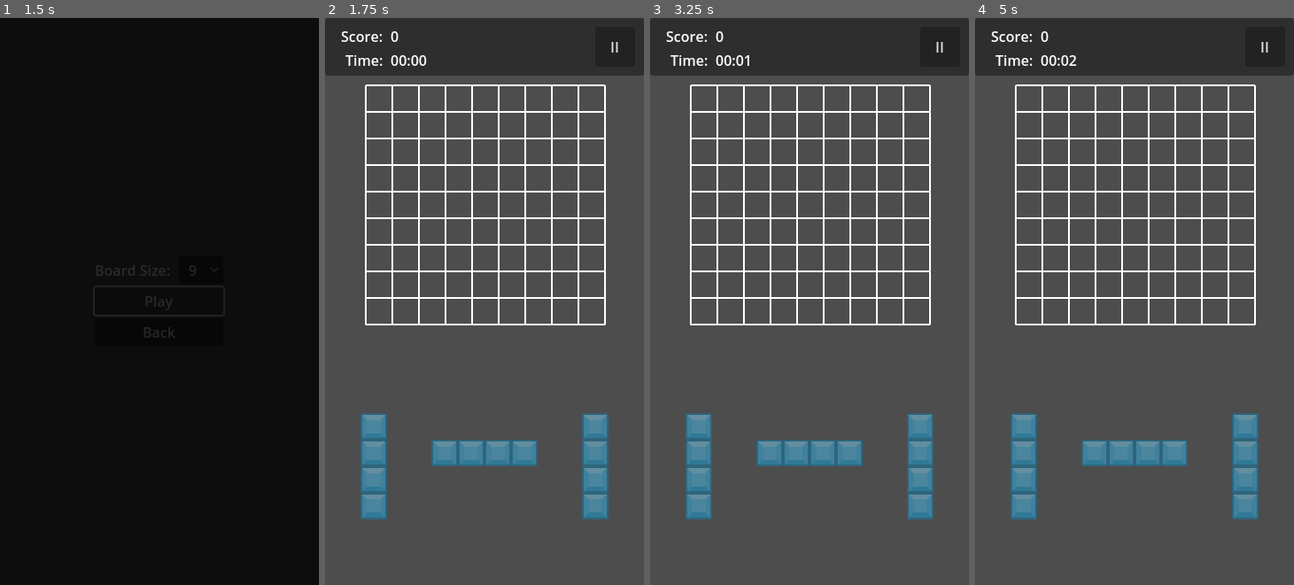
Above: before the commit, frames 1-4 (left to right).
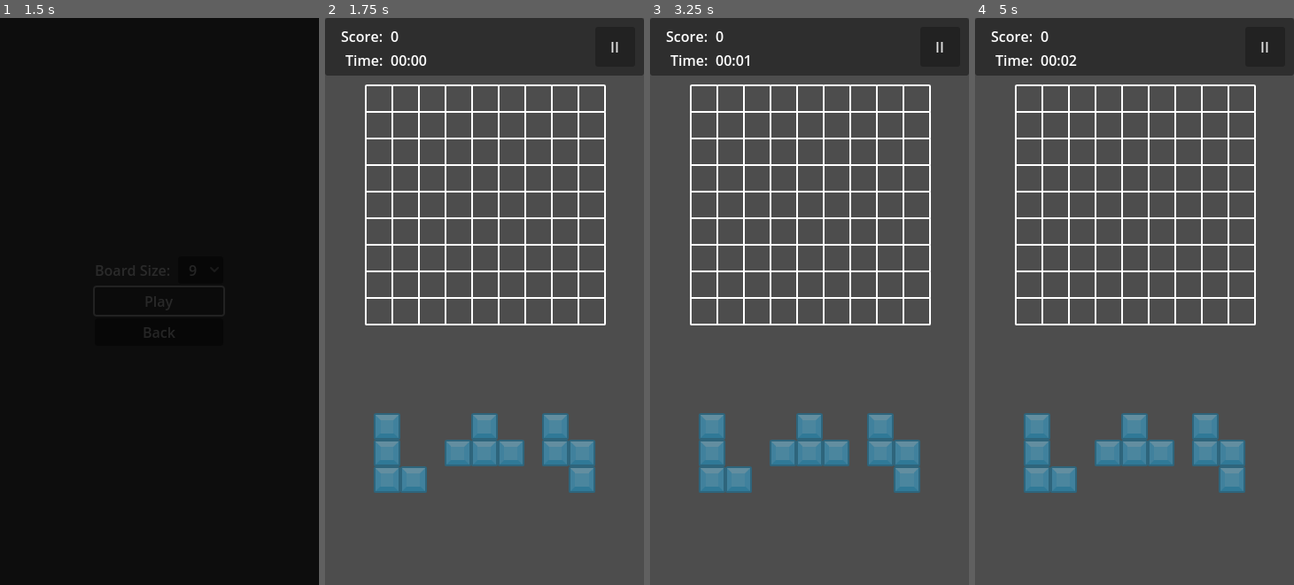
Above: after the commit, the same moments.

Repository: Ozymandias1/blockgame
Game: Godot game, scene res://Scenes/00_RootScene.tscn
Two runs of this game, one before a commit and one after it. Both use one fixed random seed, a clock stepped at 60 frames per second and the inputs below.
Inputs:
- Up to frame 1 (1.5 s): click "Start Game" at 0.5 s; click "Play" at 1.25 s
- Up to frame 2 (1.75 s): no input
- Up to frame 3 (3.25 s): click "II" at 2 s; click "Resume" at 2.75 s
- Up to frame 4 (5 s): click "II" at 3.5 s; click "Resume" at 4.25 s

Frame 1 is identical in both runs. In frame 2, 5.7% of the frame differs, in the area x 11-89%, y 69-89%; in frame 3, 5.7%; in frame 4, 5.7%.

Commit message:
게임오버시 점수 표기

Diff:
--- a/Scenes/06_GameOver.tscn
+++ b/Scenes/06_GameOver.tscn
@@ -43,6 +43,11 @@
 label_settings = SubResource("LabelSettings_b24ba")
 horizontal_alignment = 1
 
+[node name="Label_FinalScore" type="Label" parent="Buttons"]
+layout_mode = 2
+text = "LOCALE_SCORE"
+horizontal_alignment = 1
+
 [node name="Btn_ReturnToMainMenu" type="Button" parent="Buttons"]
 layout_mode = 2
 text = "LOCALE_RETURNTOMAINMENU"
--- a/Scripts/GamePlay.gd
+++ b/Scripts/GamePlay.gd
@@ -105,15 +105,11 @@
 		placable_block_area.remove_child(item)
 		item.queue_free()
 	# 새 배치용 블럭 생성
-	var ff = true;
 	for i in range(3):
-		var indexaddsub = 1 if ff else 2
-		var new_block_source = placable_blocks[placable_blocks.size()-indexaddsub]#placable_blocks.pick_random()
+		var new_block_source = placable_blocks.pick_random()
 		var new_block = new_block_source.instantiate()
 		new_block.gui_input.connect(_on_placable_block_gui_input.bind(new_block))
 		placable_block_area.add_child(new_block)
-
-		ff = !ff
 
 # 블럭의 배치 가능 여부를 판별
 func check_is_placeable(target_block, item_board_index: Vector2i):
@@ -316,6 +312,7 @@
 
 # 게임오버 스크린 보기
 func show_gameover_screen():
+	game_over_screen.get_node("Buttons/Label_FinalScore").text = tr("LOCALE_SCORE") + str(current_score)
 	game_over_screen.visible = true
 	timer.paused = true
 
